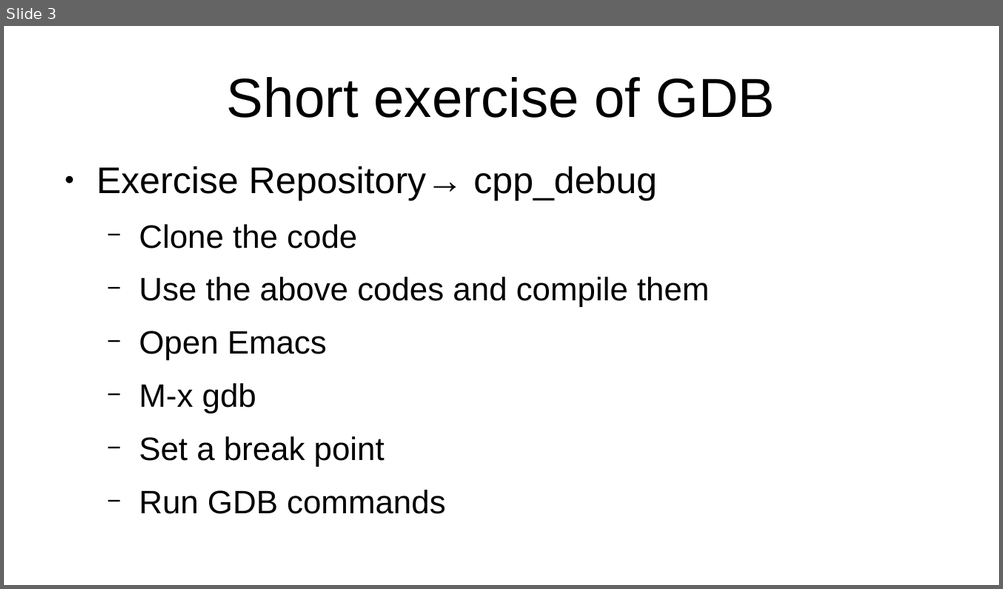
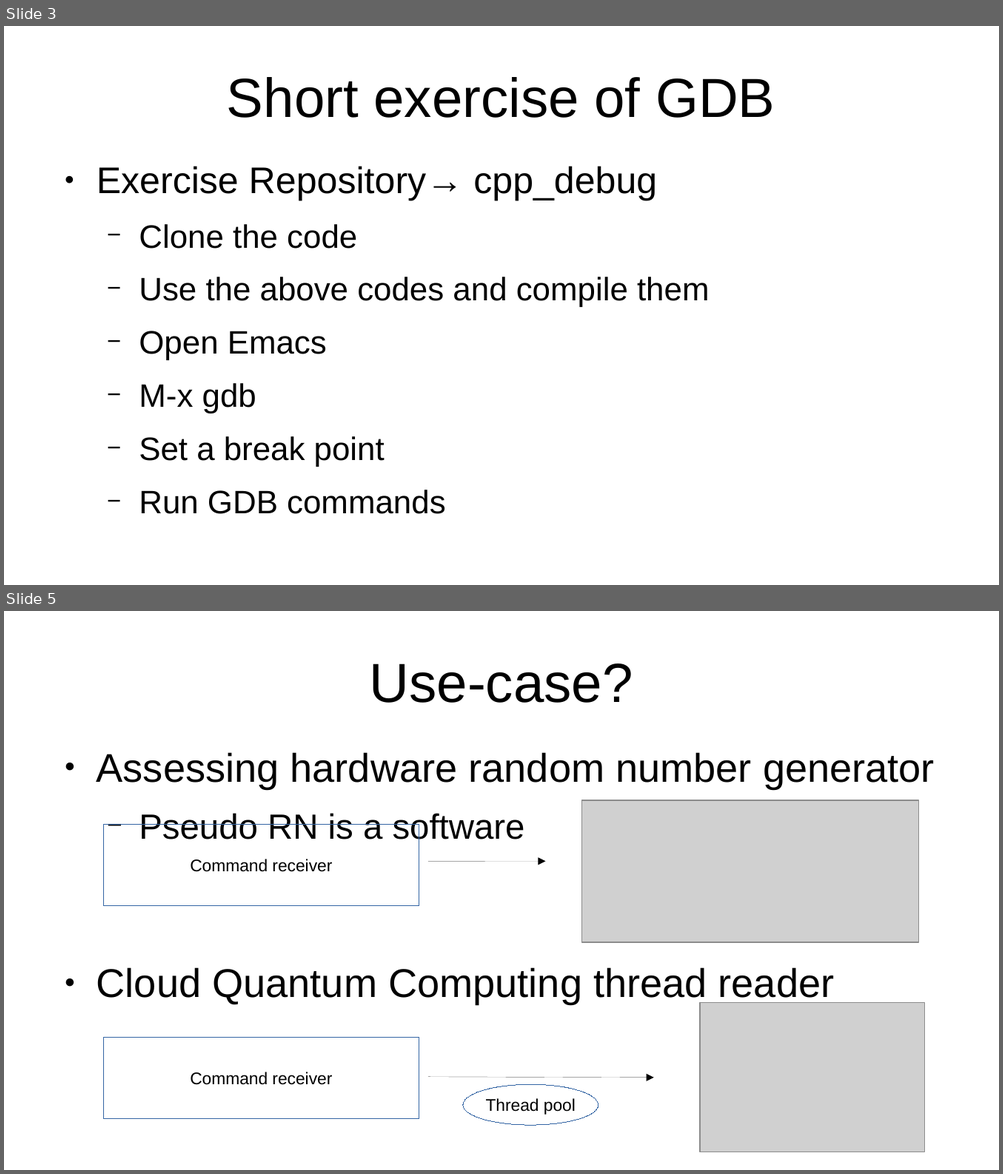
Before and after one commit to GenKawamura/cpp_debug, a slide deck: slide/gdb_exercise.odp. Shown one above the other, each under a label of ours: slide 3 before the commit, slides 3 and 5 after it; the slides between them are not shown. The pictures are 1003x589 and 1003x1174 pixels, drawn with LibreOffice and Linux fonts; fonts in the diff are those of the drawing; grey boxes stand for pictures. Boxes give left, top, right and bottom in pixels: in the first picture for what was removed or moved away, otherwise in the second. Text is boxed around its words. In the diff, an @@ line names an element or a change of style, - is before the commit and + after.

```diff
--- a/slide/gdb_exercise.odp
+++ b/slide/gdb_exercise.odp
@@ slide 5 added at (4,611,999,1170), background #FFFFFF @@
@@ title added at (370,664,633,703), 44 pt, text #000000 @@
+Use-case?
@@ text added at (96,752,934,846), 32 pt, text #000000 @@
+● Assessing hardware random number generator
+  − Pseudo RN is a software
@@ picture added at (582,800,918,943) @@
@@ rectangle added at (103,825,419,906), outline #3465A4 0 pt, 13.5 pt, text #000000 @@
+Command receiver
@@ arrow added from (428, 862) to (546, 862), #000000 0 pt @@
@@ text added at (96,968,834,1005), 32 pt, text #000000 @@
+● Cloud Quantum Computing thread reader
@@ picture added at (700,1002,925,1153) @@
@@ rectangle added at (103,1038,419,1119), outline #3465A4 0 pt, 13.5 pt, text #000000 @@
+Command receiver
@@ arrow added from (428, 1078) to (654, 1078), #000000 0 pt @@
@@ ellipse added at (464,1085,599,1125), outline #3465A4 0 pt, 13.5 pt, text #000000 @@
+Thread pool
```
Also in this commit, not shown: 2 other files.
